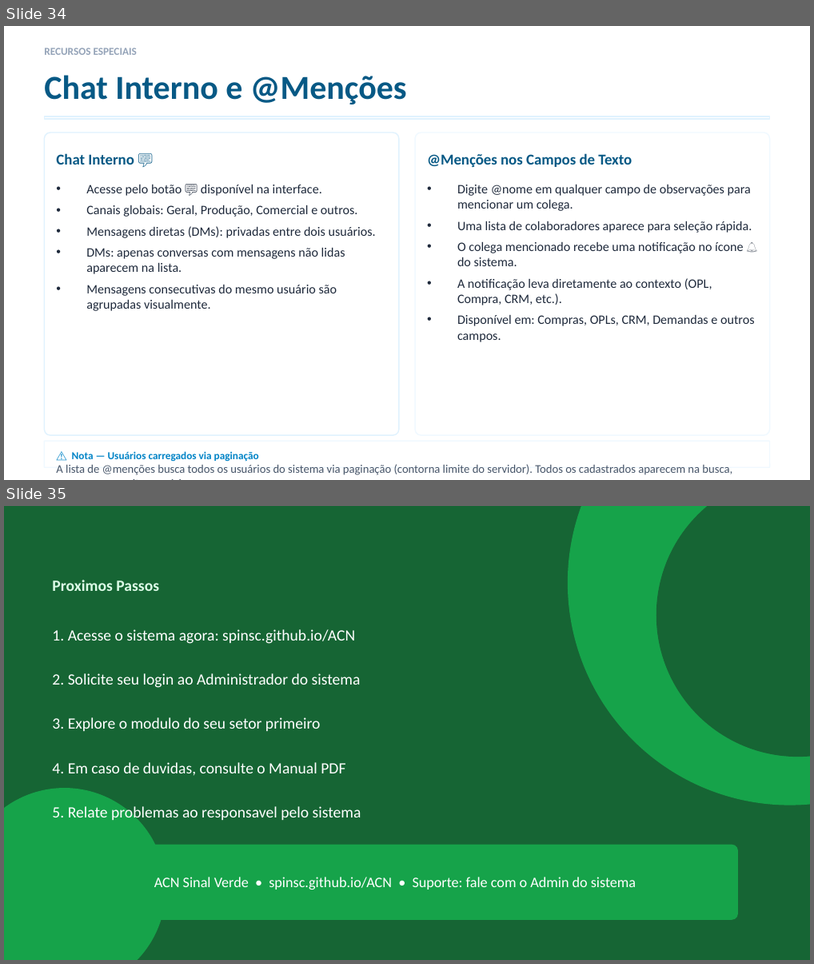
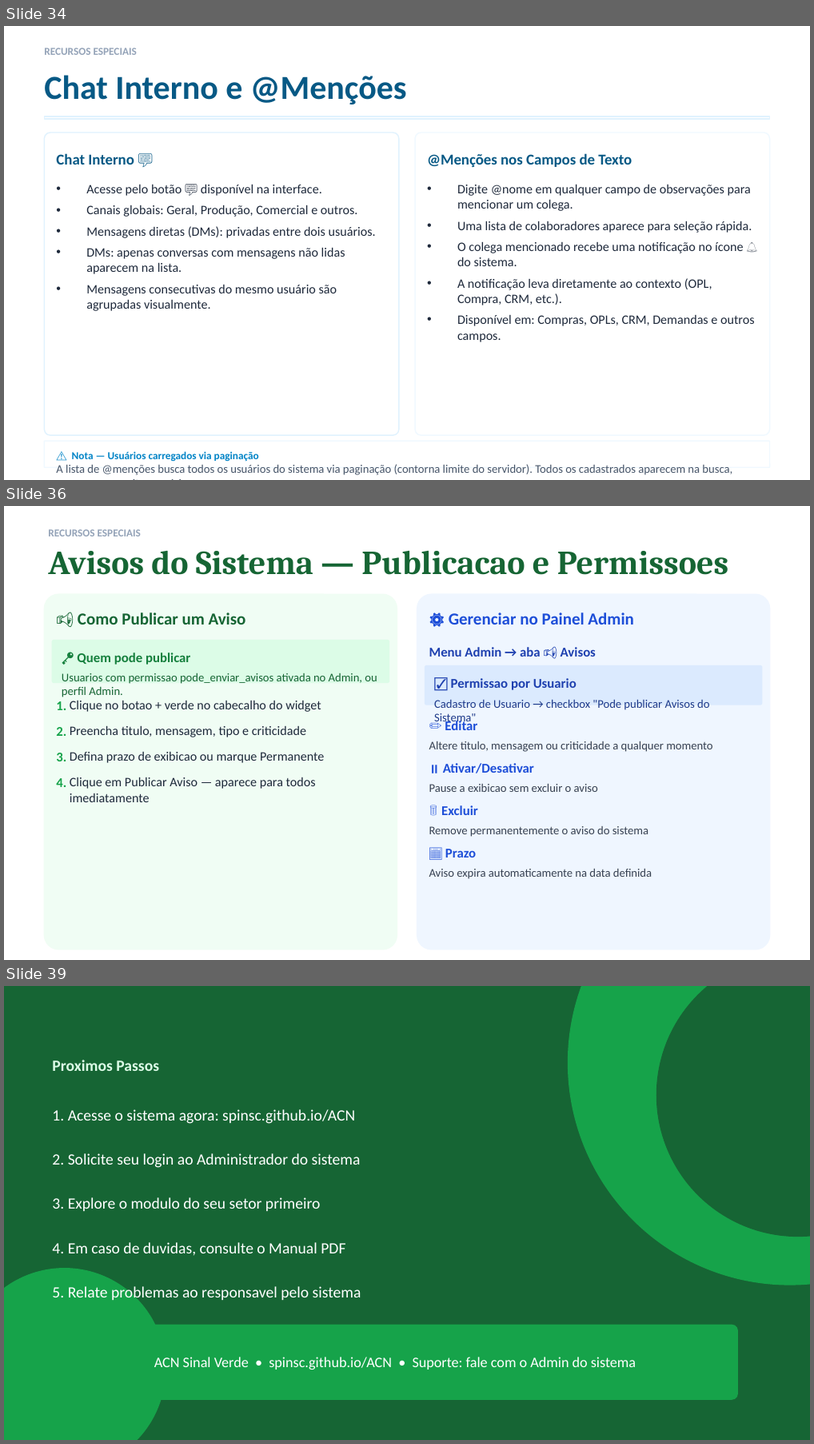
Before and after one commit to spinsc/ACN, a slide deck: ACN_Sinal_Verde_Treinamento.pptx. Shown one above the other, each under a label of ours: slides 34 and 35 before the commit, slides 34, 36 and 39 after it; the slides between them are not shown. The pictures are 814x964 and 814x1444 pixels, drawn with LibreOffice and Linux fonts; fonts in the diff are those of the drawing. Boxes give left, top, right and bottom in pixels: in the first picture for what was removed or moved away, otherwise in the second. Text is boxed around its words. In the diff, an @@ line names an element or a change of style, - is before the commit and + after.

Commit message:
feat: AvisoSistemaWidget post-it flutuante (draggable, criticidade baixa/media/alta, prazo/permanente, origem admin/diretoria); AdminTab aba Avisos CRUD; CrmTab area livre contenteditable; CrmTab split modal 9 abas; docs: Manual Word cap├¡tulos 30-31 (Avisos + CRM Modal/├ürea Livre); PPTX 4 novos slides (slides 35-38)

```diff
--- a/ACN_Sinal_Verde_Treinamento.pptx
+++ b/ACN_Sinal_Verde_Treinamento.pptx
@@ slide 36 added at [4,506,810,960], background #FFFFFF @@
@@ rectangle added at [4,506,810,959], fill #FFFFFF, outline #FFFFFF 1 pt @@
@@ text added at [48,529,141,536], 9.5 pt, text #94A3B8, bold @@
+RECURSOS ESPECIAIS
@@ text added at [48,551,730,575], 30 pt, text #166534, bold @@
+Avisos do Sistema — Publicacao e Permissoes
@@ rounded rectangle added at [44,594,398,948], fill #F0FDF4, outline #F0FDF4 1 pt @@
@@ rounded rectangle added at [417,594,770,948], fill #EFF6FF, outline #EFF6FF 1 pt @@
@@ text added at [78,612,246,624], 15 pt, text #166534, bold @@
+📢 Como Publicar um Aviso
@@ text added at [449,612,634,624], 15 pt, text #1D4ED8, bold @@
+⚙️ Gerenciar no Painel Admin
@@ rounded rectangle added at [52,640,390,682], fill #DCFCE7, outline #DCFCE7 1 pt @@
@@ text added at [430,647,596,656], 12 pt, text #1E40AF, bold @@
+Menu Admin → aba 📢 Avisos
@@ text added at [62,673,377,697], 10.5 pt, text #166534 @@
+Usuarios com permissao pode_enviar_avisos ativada no Admin, ou perfil Admin.
@@ text added at [77,652,190,664], 12 pt, text #15803D, bold @@
+🔑 Quem pode publicar
@@ rounded rectangle added at [425,666,762,704], fill #DBEAFE, outline #DBEAFE 1 pt @@
@@ text added at [451,678,577,690], 12 pt, text #1E40AF, bold @@
+☑️ Permissao por Usuario
@@ text added at [56,701,66,710], 12 pt, text #16A34A, bold @@
+1.
@@ text added at [70,700,321,712], 11.5 pt, text #1E293B @@
+Clique no botao + verde no cabecalho do widget
@@ text added at [434,700,710,725], 10.5 pt, text #1E3A8A @@
+Cadastro de Usuario → checkbox "Pode publicar Avisos do Sistema"
@@ text added at [445,720,478,730], 12 pt, text #1D4ED8, bold @@
+✏️ Editar
@@ text added at [56,727,66,736], 12 pt, text #16A34A, bold @@
+2.
@@ text added at [70,726,306,737], 11.5 pt, text #1E293B @@
+Preencha titulo, mensagem, tipo e criticidade
@@ text added at [430,741,713,752], 10.5 pt, text #374151 @@
+Altere titulo, mensagem ou criticidade a qualquer momento
@@ text added at [56,752,66,761], 12 pt, text #16A34A, bold @@
+3.
@@ text added at [70,752,324,763], 11.5 pt, text #1E293B @@
+Defina prazo de exibicao ou marque Permanente
@@ text added at [443,763,534,773], 12 pt, text #1D4ED8, bold @@
+⏸ Ativar/Desativar
@@ text added at [56,778,66,787], 12 pt, text #16A34A, bold @@
+4.
@@ text added at [70,777,316,802], 11.5 pt, text #1E293B @@
+Clique em Publicar Aviso — aparece para todos imediatamente
@@ text added at [430,784,598,792], 10.5 pt, text #374151 @@
+Pause a exibicao sem excluir o aviso
@@ text added at [442,805,478,815], 12 pt, text #1D4ED8, bold @@
+🗑 Excluir
@@ text added at [430,826,649,836], 10.5 pt, text #374151 @@
+Remove permanentemente o aviso do sistema
@@ text added at [446,848,476,857], 12 pt, text #1D4ED8, bold @@
+📅 Prazo
@@ text added at [430,868,652,879], 10.5 pt, text #374151 @@
+Aviso expira automaticamente na data definida
@@ what was slide 35 is now slide 39 @@
```
Also in this commit, not shown: 3 other slides added, 3 other files.
